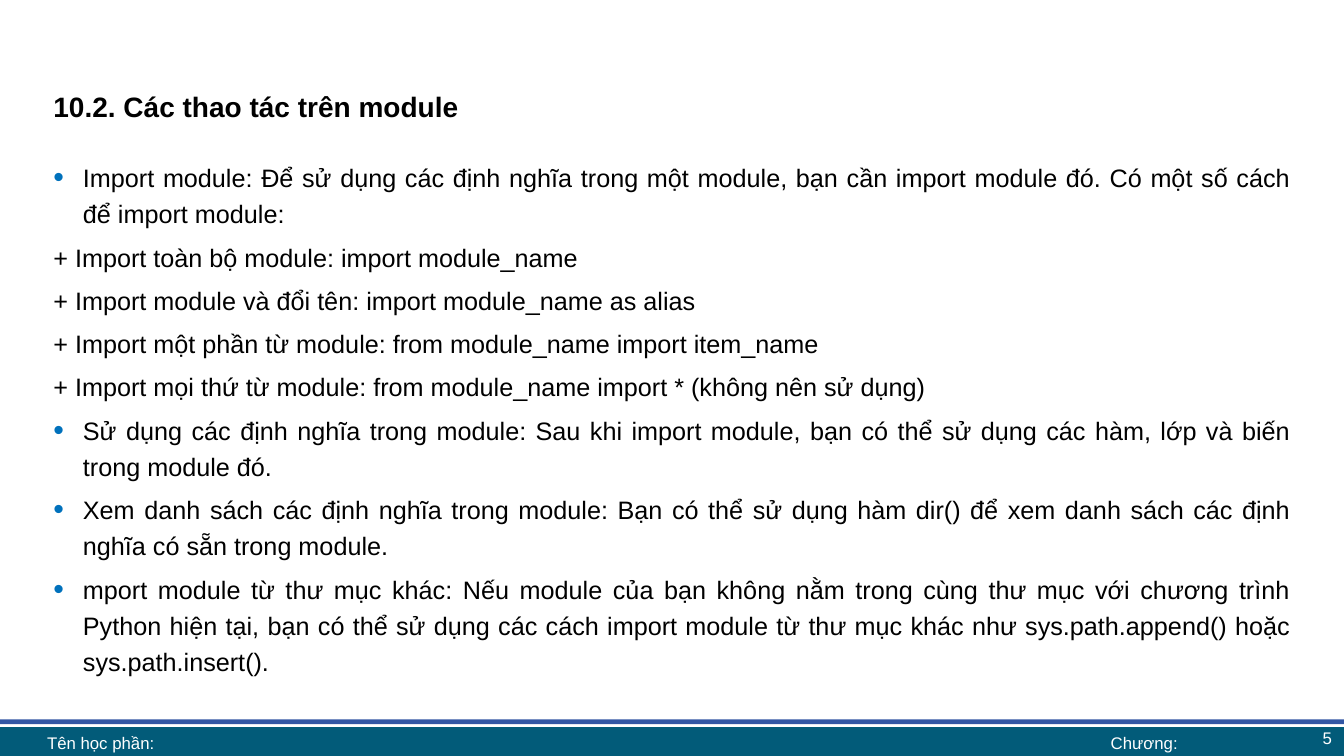
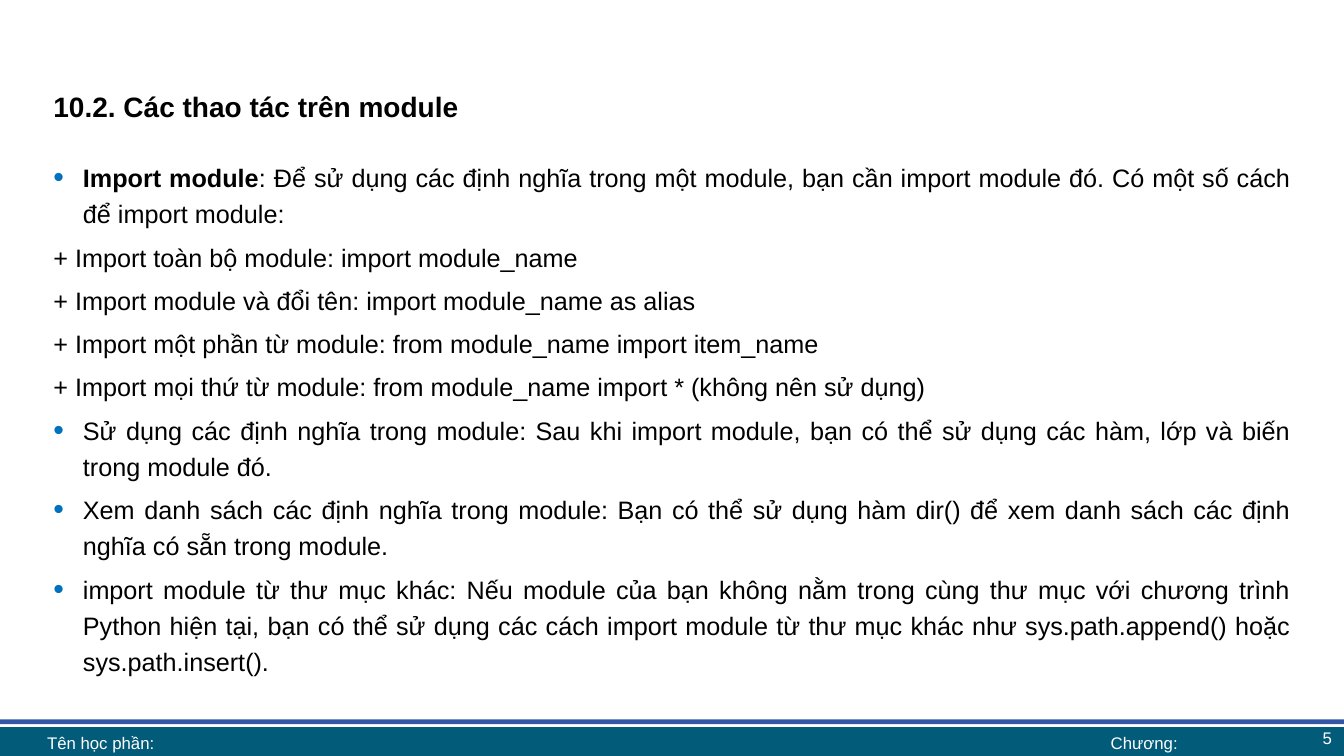
Before and after one commit to lhaaaaa/17A2-Ca-sang, a slide deck: slide 5 of Lab 10/Lab 10 bài giảng.pptx. Drawn at 1344x756 pixels with LibreOffice and Linux fonts; fonts in the diff are those of the drawing; background and template pictures are left out. Boxes give left, top, right and bottom in pixels: in the first picture for what was removed or moved away, otherwise in the second. Text is boxed around its words. In the diff, an @@ line names an element or a change of style, - is before the commit and + after.

```diff
--- a/Lab 10/Lab 10 bài giảng.pptx
+++ b/Lab 10/Lab 10 bài giảng.pptx
@@ text at <box>83,167,1290,229</box>: bold on in "Import module:" @@
@@ text at <box>83,578,1290,677</box>: text changed @@
-• mport module từ thư mục khác: Nếu module của bạn không nằm trong cùng thư mục với chương trình Python hiện tại, bạn có thể sử dụng các cách import module từ thư mục khác như sys.path.append() hoặc sys.path.insert().
+• import module từ thư mục khác: Nếu module của bạn không nằm trong cùng thư mục với chương trình Python hiện tại, bạn có thể sử dụng các cách import module từ thư mục khác như sys.path.append() hoặc sys.path.insert().
```
Also in this commit, not shown: 4 other slides changed.
